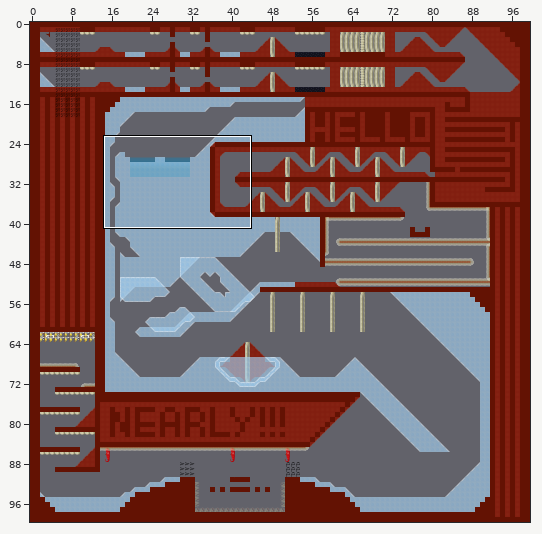
Two versions of a level (Tiled map, data/assets/simple_race.tmx). Above, an overview of the earlier version with the close-up marked.
Close-up. As it was:
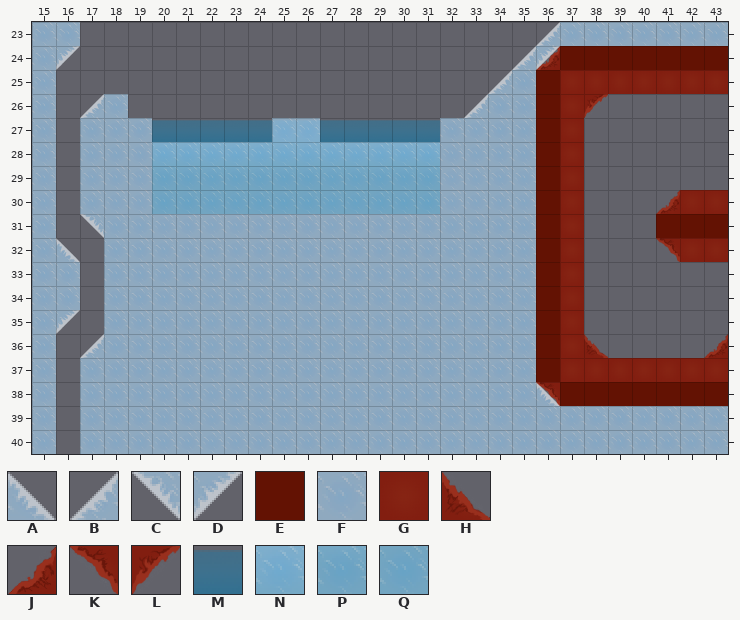
Cells are 64x64 px. Shown: x 15..43, y 23..40. The commit also changed other parts of the map, which this record leaves out.
Key: from "IceSlope": A 0 "Slope", B 4, C 8, D 12; from "TileHard": E 0 "NonEdible"; from "TileIce": F 0 "Block"; from "TileMeatSolid1": G 0 "Block"; from "TileMeatTri1": H 0 "Slope", J 4 "Slope", K 8 "Slope", L 12 "Slope"; from "TileWater": M 0 "Water", N 1, P 2, Q 3.
_ is an empty cell.
Layers that did not change in this view are not listed.
Layer "Level" before, first column x 15:
23 FF___________________BFFFFFFF
24 FD__________________BDEEEEEEE
25 F__________________BFEGGGGGGG
26 F_BF______________BFFEGL_____
27 F_FFFMMMMMFFMMMMMFFFFEG______
28 F_FFFNNNNNNNNNNNNFFFFEG______
29 F_FFFPPPPPPPPPPPPFFFFEG______
30 F_FFFQQQQQQQQQQQQFFFFEG___JGG
31 F_CFFFFFFFFFFFFFFFFFFEG___EEE
32 FA_FFFFFFFFFFFFFFFFFFEG___KGG
33 FF_FFFFFFFFFFFFFFFFFFEG______
34 FF_FFFFFFFFFFFFFFFFFFEG______
35 FD_FFFFFFFFFFFFFFFFFFEG______
36 F_BFFFFFFFFFFFFFFFFFFEGH____J
37 F_FFFFFFFFFFFFFFFFFFFEGGGGGGG
38 F_FFFFFFFFFFFFFFFFFFFAEEEEEEE
39 F_FFFFFFFFFFFFFFFFFFFFFFFFFFF
40 F_FFFFFFFFFFFFFFFFFFFFFFFFFFF
Layer "StaticForeground" before, first column x 15:
23 _____________________________
24 _____________________________
25 _____________________________
26 _____________________________
27 _____________________________
28 _____FFFFFFFFFFFF____________
29 _____FFFFFFFFFFFF____________
30 _____FFFFFFFFFFFF____________
31 _____________________________
32 _____________________________
33 _____________________________
34 _____________________________
35 _____________________________
36 _____________________________
37 _____________________________
38 _____________________________
39 _____________________________
40 _____________________________
Now the later version:
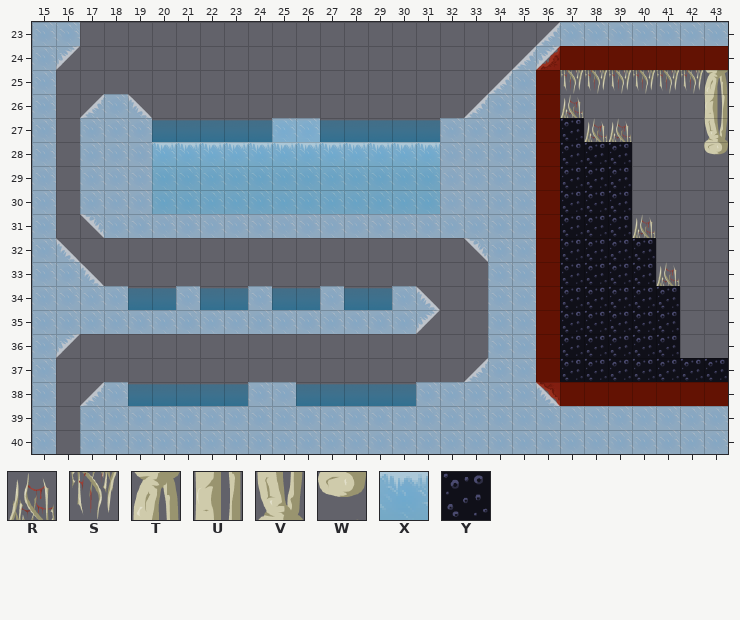
Further tiles: from "Spike": R 0 "NonEdible", S 2; from "TileBone2": T 0 "Line", U 4, V 12; from "TileBoneEnds": W 4 "Edge"; from "TileIce": X 8; from "TileTar": Y 0 "Block".
See-through tiles are keyed as they look on the map.
Diff:
Layer "Level":
y 25: x 37..43 GGGGGGG -> SSSSSST
y 26: x 19 _ -> A; x 37..38 GL -> R_; x 43 _ -> U
y 27: x 37..39 G__ -> YRR; x 43 _ -> V
y 28: x 37..39 G__ -> YYY; x 43 _ -> W
y 29: x 37..39 G__ -> YYY
y 30: x 37..39 G__ -> YYY; x 41..43 JGG -> ___
y 31: x 37..43 G___EEE -> YYYR___
y 32: x 18..33 FFFFFFFFFFFFFFFF -> _______________C; x 37..43 G___KGG -> YYYY___
y 33: x 17..33 _FFFFFFFFFFFFFFFF -> A________________; x 37..41 G____ -> YYYYR
y 34: x 17 _ -> F; x 19..20 FF -> MM; x 22..23 FF -> MM; x 25..26 FF -> MM; x 28..29 FF -> MM; x 31..33 FFF -> A__; x 37..41 G____ -> YYYYY
y 35: x 16..17 D_ -> FF; x 31..33 FFF -> D__; x 37..41 G____ -> YYYYY
y 36: x 16..33 _BFFFFFFFFFFFFFFFF -> D_________________; x 37..41 GH___ -> YYYYY; x 43 J -> _
y 37: x 17..33 FFFFFFFFFFFFFFFFF -> ________________B; x 37..43 GGGGGGG -> YYYYYYY
y 38: x 17 F -> B; x 19..23 FFFFF -> MMMMM; x 26..30 FFFFF -> MMMMM
Layer "StaticForeground":
y 28: x 20..31 FFFFFFFFFFFF -> XXXXXXXXXXXX
Pixel boxes of the changes (left, top, right, bottom) in both close-ups:
changed: (560, 70, 728, 382)
added: (128, 94, 152, 118)
changed: (152, 142, 440, 151)
changed: (56, 238, 488, 406)
